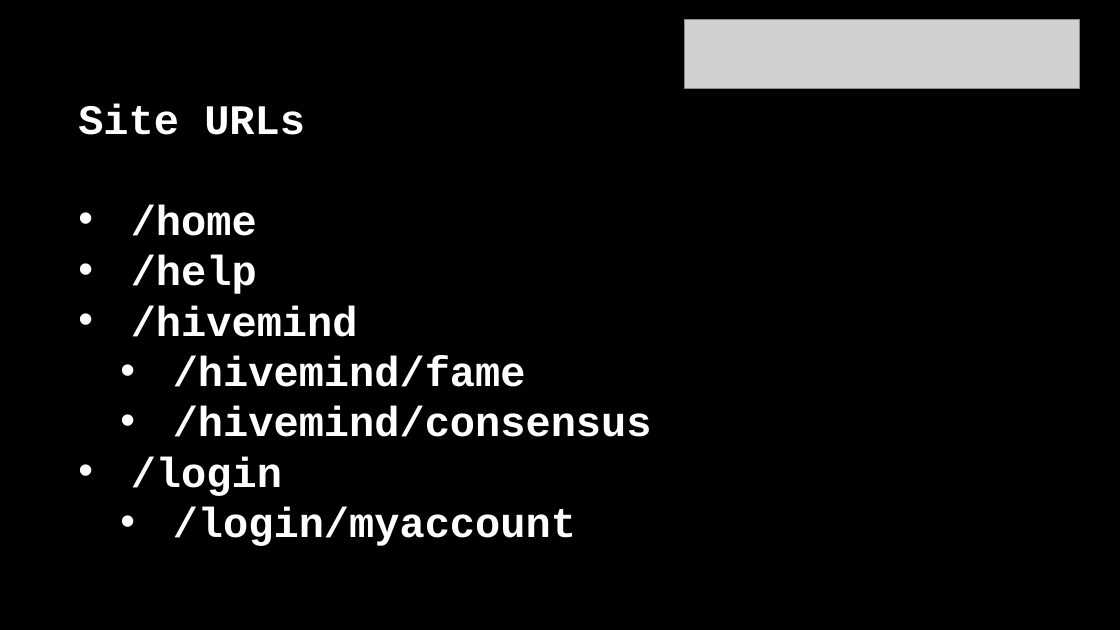
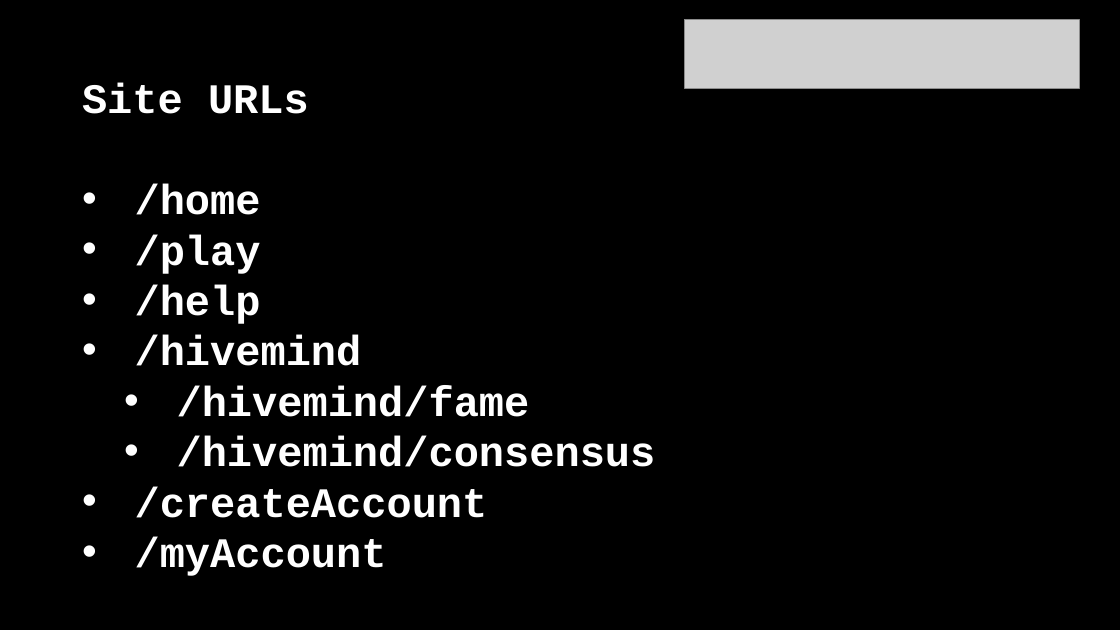
Before and after one commit to christophermcfadyen/glasgowrpg, a slide deck: slide 6 of chris pres.pptx (slide 5 before the commit). Drawn at 1120x630 pixels with LibreOffice and Linux fonts; fonts in the diff are those of the drawing; grey boxes stand for pictures. Boxes give left, top, right and bottom in pixels: in the first picture for what was removed or moved away, otherwise in the second. Text is boxed around its words. In the diff, an @@ line names an element or a change of style, - is before the commit and + after.

```diff
--- a/chris pres.pptx
+++ b/chris pres.pptx
@@ text "Site URLs": place and size @@
-text "Site URLs" at <box>78,103,652,546</box>
+text "Site URLs" at <box>82,83,656,576</box>
@@ text at <box>135,234,261,274</box>: paragraph added @@
+• /play
@@ text at <box>135,486,488,576</box>: text changed @@
-• /login
-  • /login/myaccount
+• /createAccount
+• /myAccount
```
Also in this commit, not shown: 1 other slide changed, 1 slide added.
